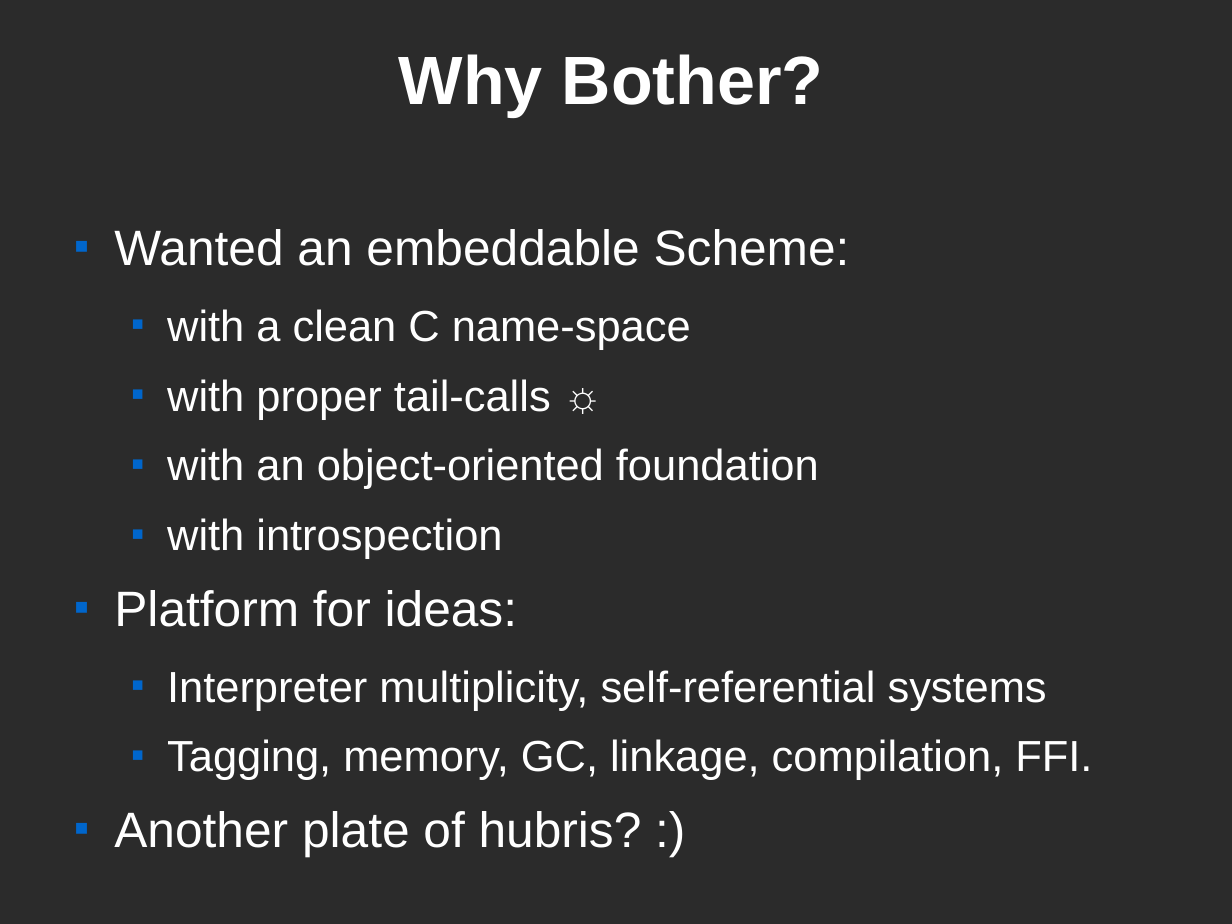
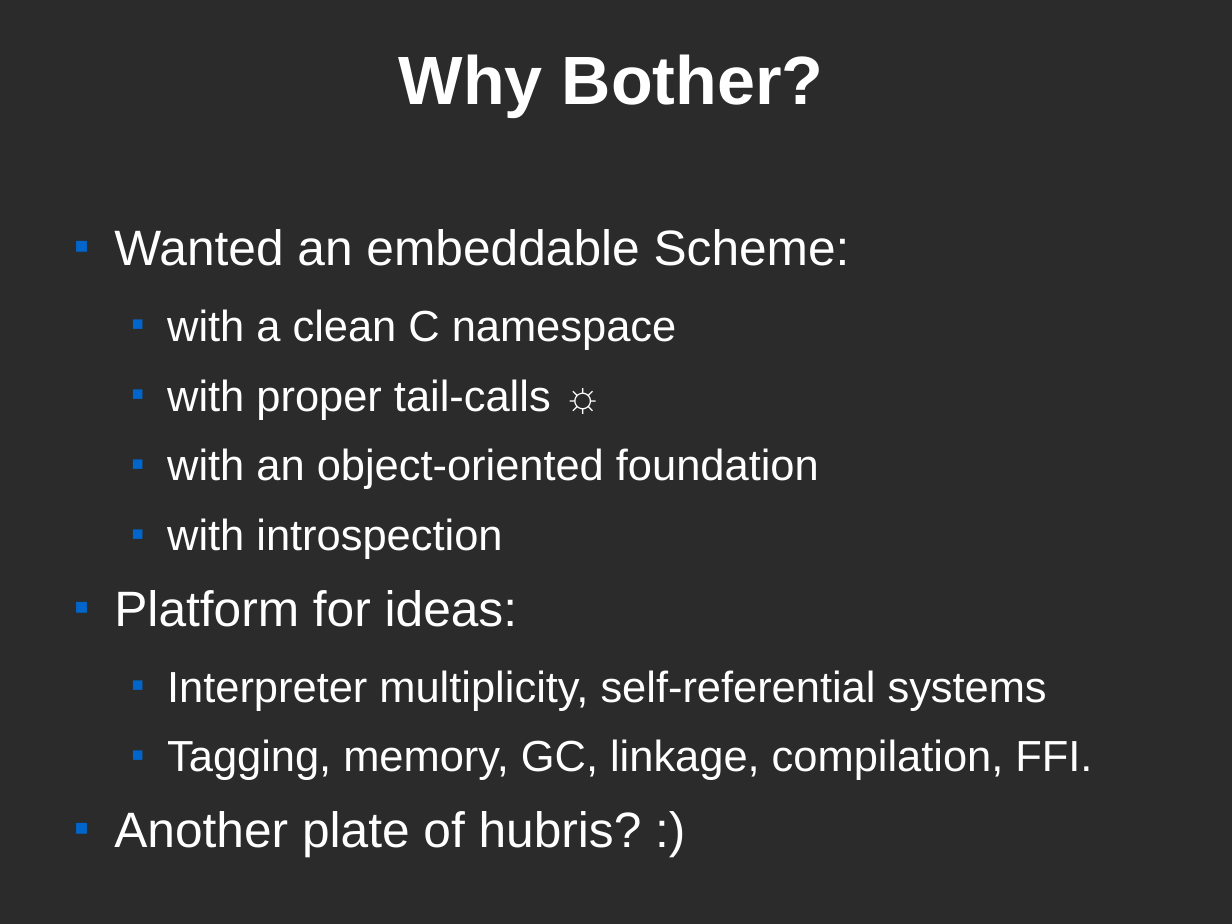
Before and after one commit to kstephens/ll, a slide deck: slide 3 of src/ll/doc/ll_system_design.odp. Drawn at 1232x924 pixels with LibreOffice and Linux fonts; fonts in the diff are those of the drawing; background and template pictures are left out; a plain dark background stands for a picture behind light text. Boxes give left, top, right and bottom in pixels: in the first picture for what was removed or moved away, otherwise in the second. Text is boxed around its words. In the diff, an @@ line names an element or a change of style, - is before the commit and + after.

```diff
--- a/src/ll/doc/ll_system_design.odp
+++ b/src/ll/doc/ll_system_design.odp
@@ text at [167, 309, 676, 350]: text changed @@
-  ■ with a clean C name-space
+  ■ with a clean C namespace
```
Also in this commit, not shown: 8 other slides changed, 6 other files.
